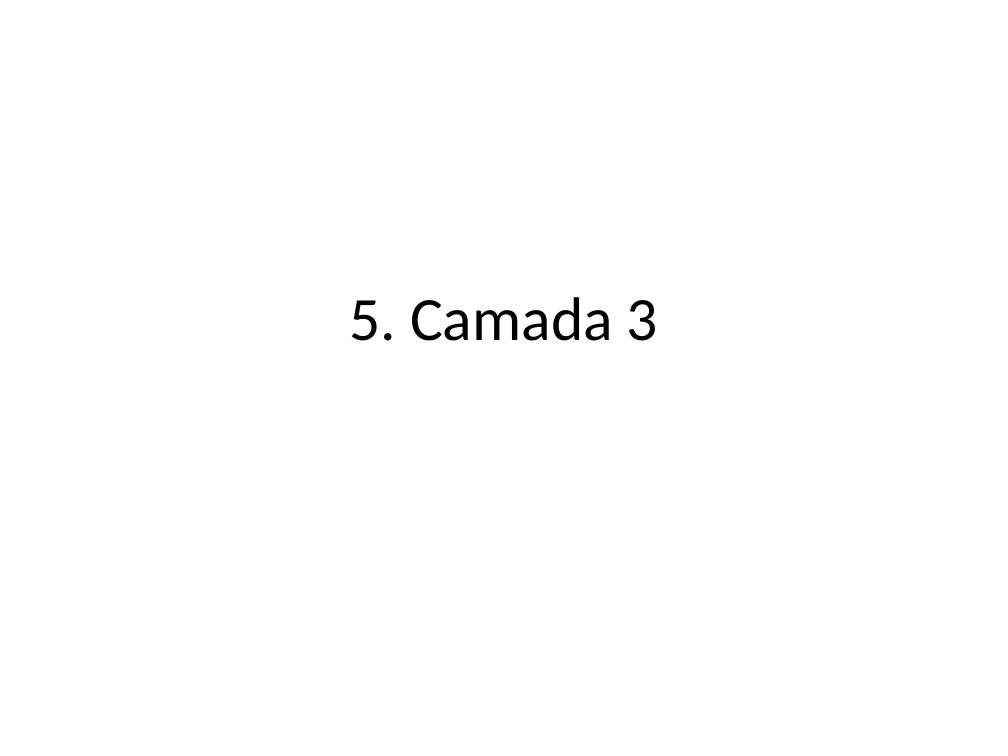
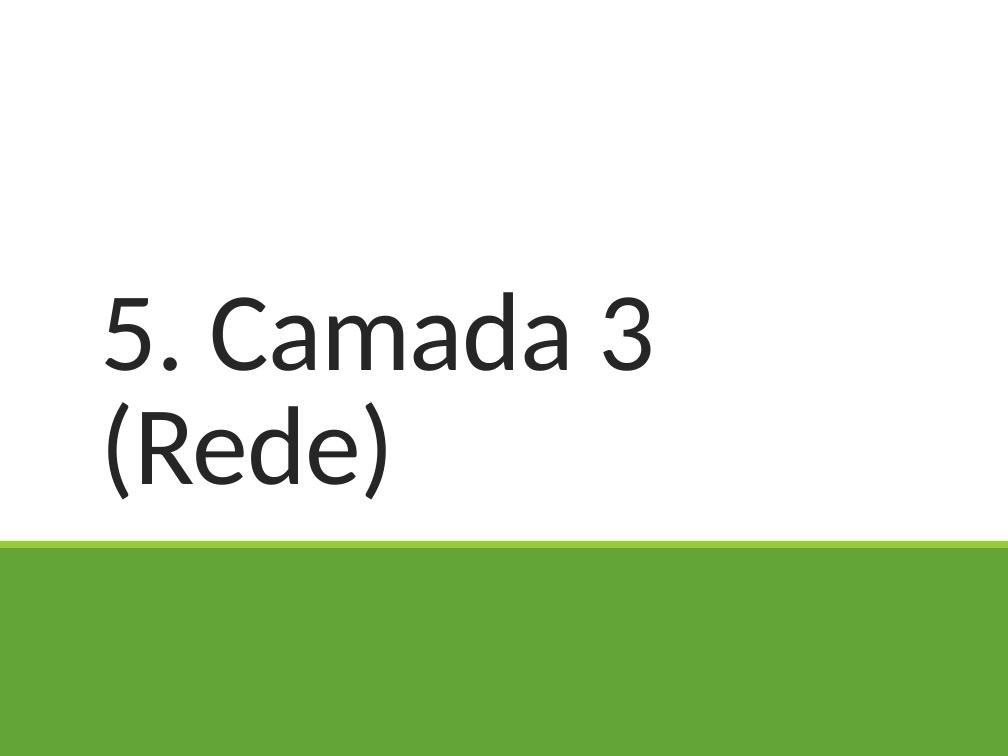
Before and after one commit to profAndreSouza/Material, a slide deck: slide 1 of Redes de Computadores/05 Camada de Rede.pptx. Drawn at 1008x756 pixels with LibreOffice and Linux fonts; fonts in the diff are those of the drawing. Boxes give left, top, right and bottom in pixels: in the first picture for what was removed or moved away, otherwise in the second. Text is boxed around its words. In the diff, an @@ line names an element or a change of style, - is before the commit and + after.

```diff
--- a/Redes de Computadores/05 Camada de Rede.pptx
+++ b/Redes de Computadores/05 Camada de Rede.pptx
@@ rectangle added at (0,0,1008,756), fill #FFFFFF @@
@@ title "5. Camada 3 (Rede)" at (101,292,656,500): vertical alignment middle to bottom @@
@@ title at (101,292,656,500): text changed; size 44 to 80 pt; text colour #000000 to #262626 @@
-5. Camada 3
+5. Camada 3 (Rede)
@@ rectangle added at (0,546,1008,756), fill #63A537 @@
@@ rectangle added at (0,541,1008,548), fill #99CB38 @@
@@ rectangle added at (0,706,1008,756), fill #63A537 @@
@@ rectangle added at (0,699,1008,706), fill #99CB38 @@
```
Also in this commit, not shown: 9 other slides changed, 2 slides added, 5 slides removed, 1 other file.
